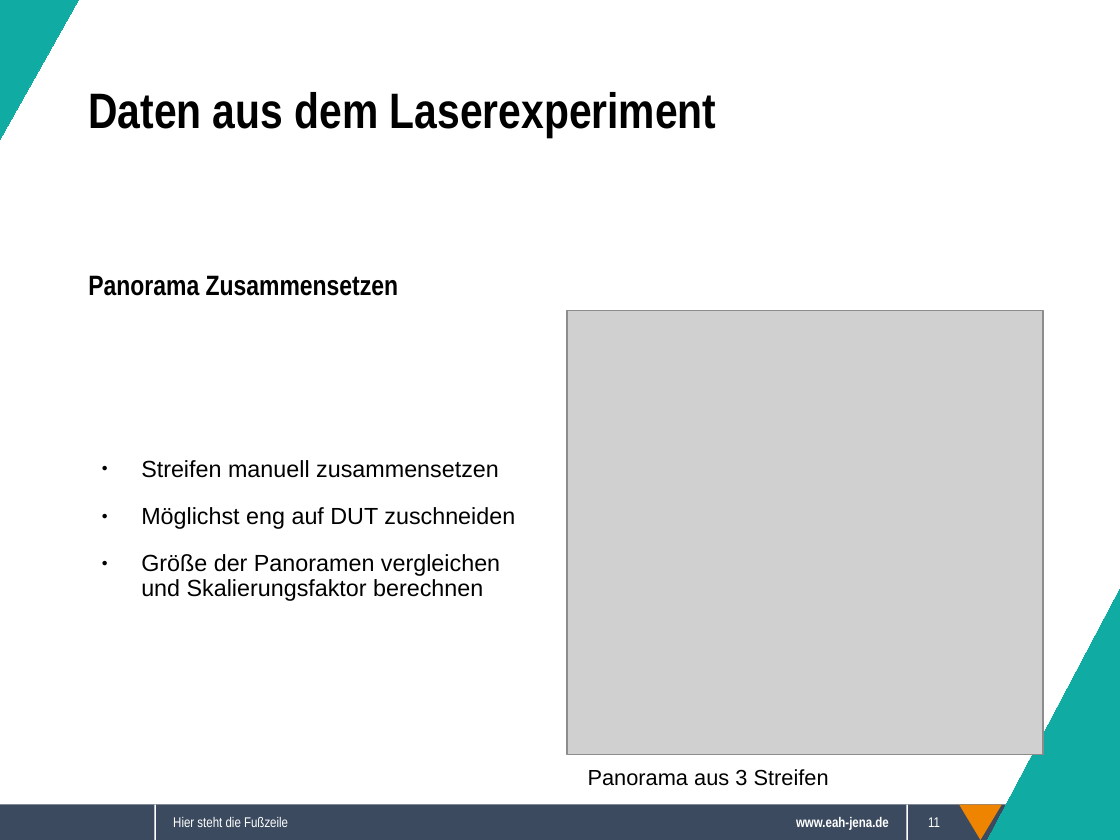
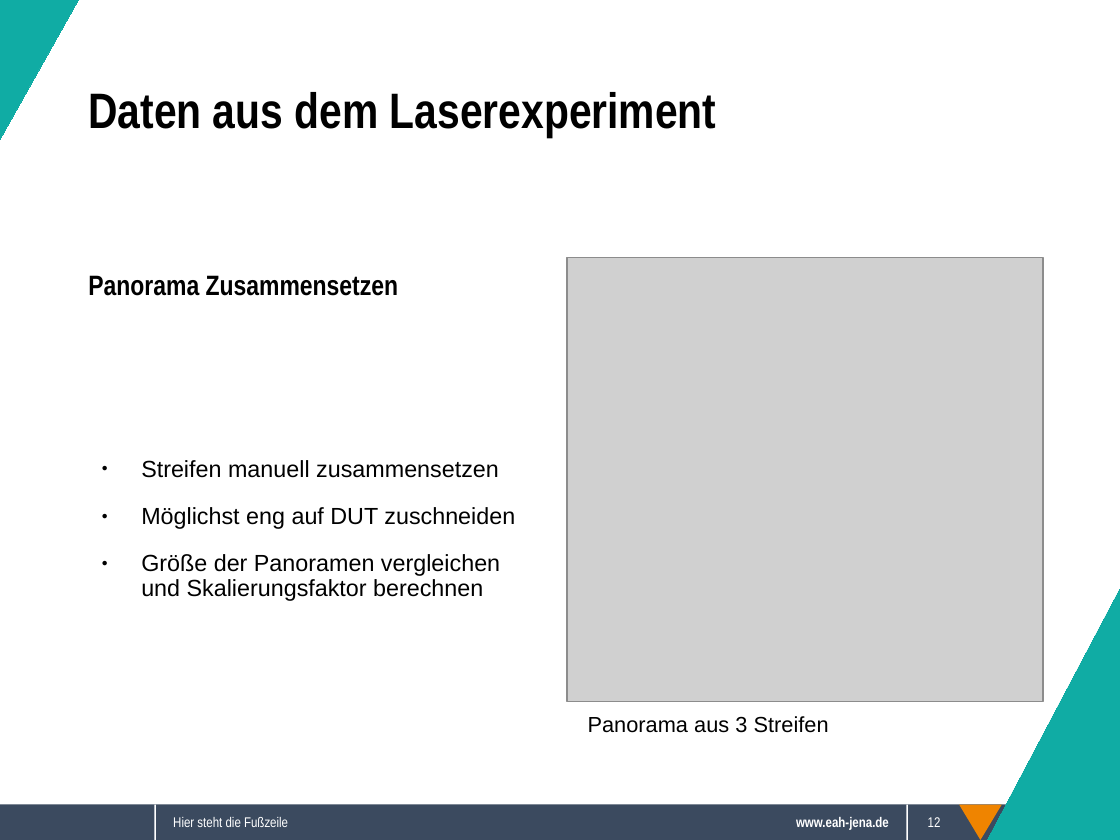
Before and after one commit to Sappy5053/Komplexpraktikum, a slide deck: slide 12 of Präsentation.odp (slide 11 before the commit). Drawn at 1120x840 pixels with LibreOffice and Linux fonts; fonts in the diff are those of the drawing; grey boxes stand for pictures; background and template pictures are left out. Boxes give left, top, right and bottom in pixels: in the first picture for what was removed or moved away, otherwise in the second. Text is boxed around its words. In the diff, an @@ line names an element or a change of style, - is before the commit and + after.

```diff
--- a/Präsentation.odp
+++ b/Präsentation.odp
@@ picture moved from (x1=567, y1=310, x2=1043, y2=755) to (x1=567, y1=258, x2=1043, y2=702) @@
@@ text "Panorama aus 3 Streifen" moved from (x1=588, y1=769, x2=829, y2=786) to (x1=588, y1=716, x2=829, y2=733) @@
@@ page number at (x1=928, y1=817, x2=941, y2=827): text changed @@
-11
+12
```
Also in this commit, not shown: 9 other slides changed, 1 slide added, 2 other files.
